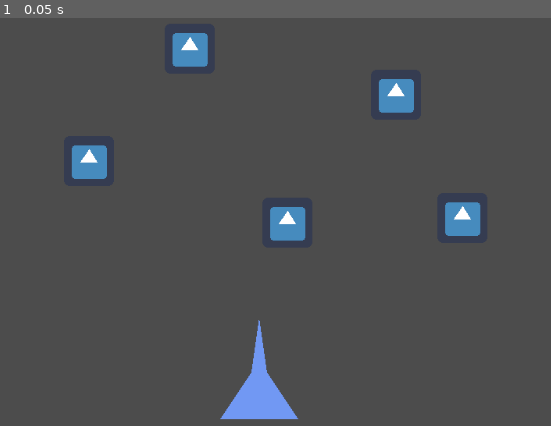
Above: before the commit, frame 1.
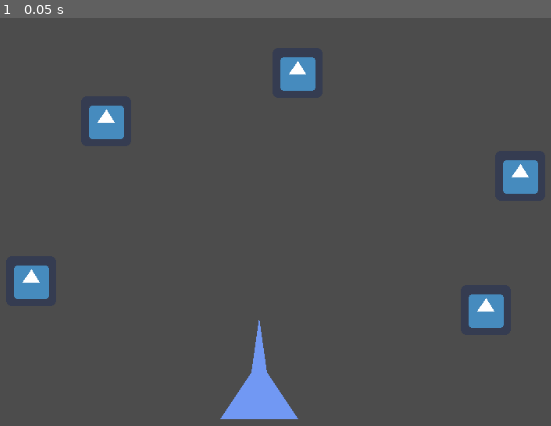
Above: after the commit, the same moment.

Repository: outerspace-probes/vcstest
Game: Godot game, scene res://Main.tscn
The game is run twice, just before and just after one commit, with the same random seed, the same clock (stepped at 60 frames per second) and the same inputs. The engine's default icon, where the game draws it, is replaced by a stand-in: a white triangle on a blue panel in a dark square.
Inputs:
- Up to frame 1 (0.05 s): no input

The runs differ from the first frame. In frame 1, 5.3% of the frame differs, in the area x 2-98%, y 3-76%.

Commit message:
upup

Diff:
--- a/Main.tscn
+++ b/Main.tscn
@@ -5,23 +5,23 @@
 [node name="Main" type="Node"]
 
 [node name="Player" type="Sprite" parent="."]
-position = Vector2( 302, 209 )
+position = Vector2( 228, 363 )
 texture = ExtResource( 1 )
 
 [node name="Player2" type="Sprite" parent="."]
-position = Vector2( 431, 65 )
+position = Vector2( 324, 158 )
 texture = ExtResource( 1 )
 
 [node name="Player3" type="Sprite" parent="."]
-position = Vector2( 556, 288 )
+position = Vector2( 810, 400 )
 texture = ExtResource( 1 )
 
 [node name="Player4" type="Sprite" parent="."]
-position = Vector2( 695, 124 )
+position = Vector2( 569, 96 )
 texture = ExtResource( 1 )
 
 [node name="Player5" type="Sprite" parent="."]
-position = Vector2( 780, 282 )
+position = Vector2( 854, 228 )
 texture = ExtResource( 1 )
 
 [node name="Polygon2D" type="Polygon2D" parent="."]
